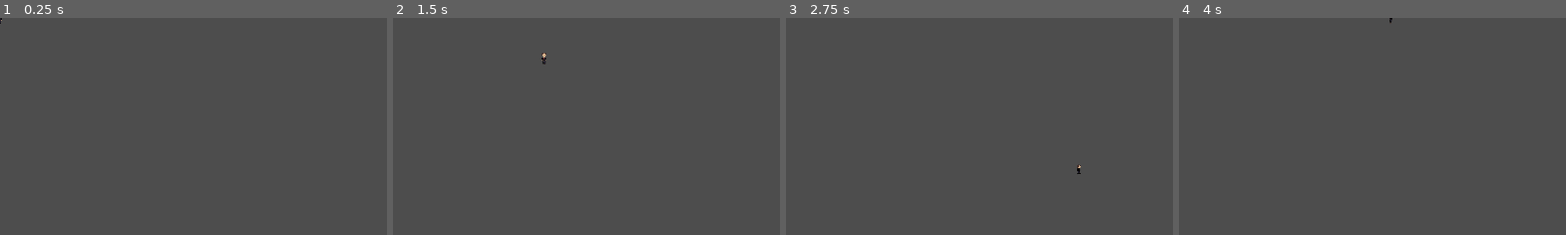
Above: before the commit, frames 1-4 (left to right).
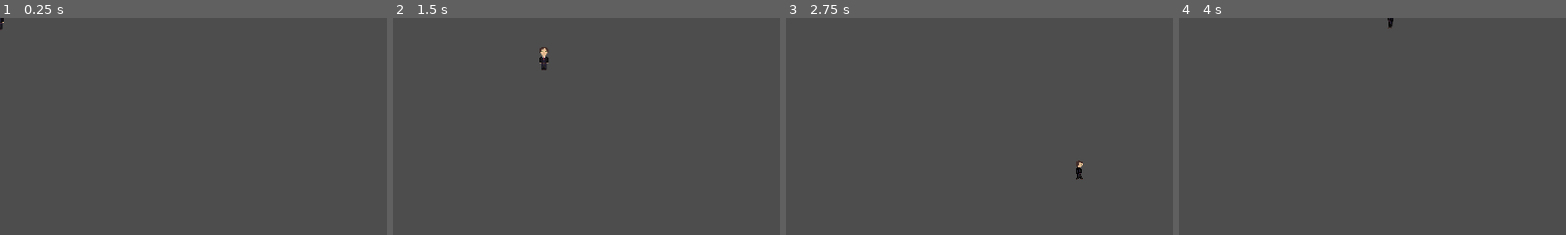
Above: after the commit, the same moments.

Repository: drabenstadtj/PSA
Game: Godot game, scene res://assets/scenes/player.tscn
The game is run twice, just before and just after one commit, with the same random seed, the same clock (stepped at 60 frames per second) and the same inputs.
Inputs (mouse positions are % of the whole screen's width and height, from its top left):
- Up to frame 1 (0.25 s): no input
- Up to frame 2 (1.5 s): tap Enter at 0.5 s; move the mouse to (72, 45) at 0.52 s; hold D (right) 0.53-1.28 s; tap Space (interact) at 0.6 s; click (72, 45) at 0.67 s; move the mouse to (30, 55) at 1.27 s; hold S (down) from 1.28 s (still down); click (30, 55) at 1.35 s
- Up to frame 3 (2.75 s): move the mouse to (60, 28) at 2.02 s; release S (down) at 2.03 s; hold D (right) from 2.03 s (still down); tap Space (interact) at 2.1 s
- Up to frame 4 (4 s): tap Space (interact) at 2.75, 3.6 s; move the mouse to (45, 70) at 2.77 s; release D (right) at 2.78 s; hold W (up) 2.78-3.53 s; click (45, 70) at 2.85 s; tap Enter at 3.5 s; move the mouse to (80, 65) at 3.52 s; hold A (left) from 3.53 s (still down)
The pictures show only the part of the screen within x 0-50%, y 0-50%; the shares and areas given below are measured in that part.

The runs differ from the first frame. In frame 1, less than 0.1% of the frame differs, in the area x 0-2%, y 0-6%; in frame 2, 0.2%, in the area x 37-41%, y 13-25%; in frame 3, 0.1%; in frame 4, less than 0.1%.

Commit message:
edited player collider

Diff:
--- a/assets/scenes/player.tscn
+++ b/assets/scenes/player.tscn
@@ -4,7 +4,7 @@
 [ext_resource type="Texture2D" uid="uid://d1wc35fj2sall" path="res://assets/sprites/salarymanspritesheet.png" id="2_rrwc8"]
 
 [sub_resource type="RectangleShape2D" id="RectangleShape2D_7kt4i"]
-size = Vector2(16, 16)
+size = Vector2(32, 32)
 
 [sub_resource type="AtlasTexture" id="AtlasTexture_1ypfy"]
 atlas = ExtResource("2_rrwc8")
@@ -164,9 +164,11 @@
 SPEED = 500.0
 
 [node name="CollisionShape2D" type="CollisionShape2D" parent="."]
-position = Vector2(0, 8)
+position = Vector2(0, 16)
 shape = SubResource("RectangleShape2D_7kt4i")
 
 [node name="AnimatedPlayerSprite" type="AnimatedSprite2D" parent="."]
+position = Vector2(-9.53674e-07, 9.53674e-07)
+scale = Vector2(2, 2)
 sprite_frames = SubResource("SpriteFrames_x58mc")
 animation = &"run_left"
